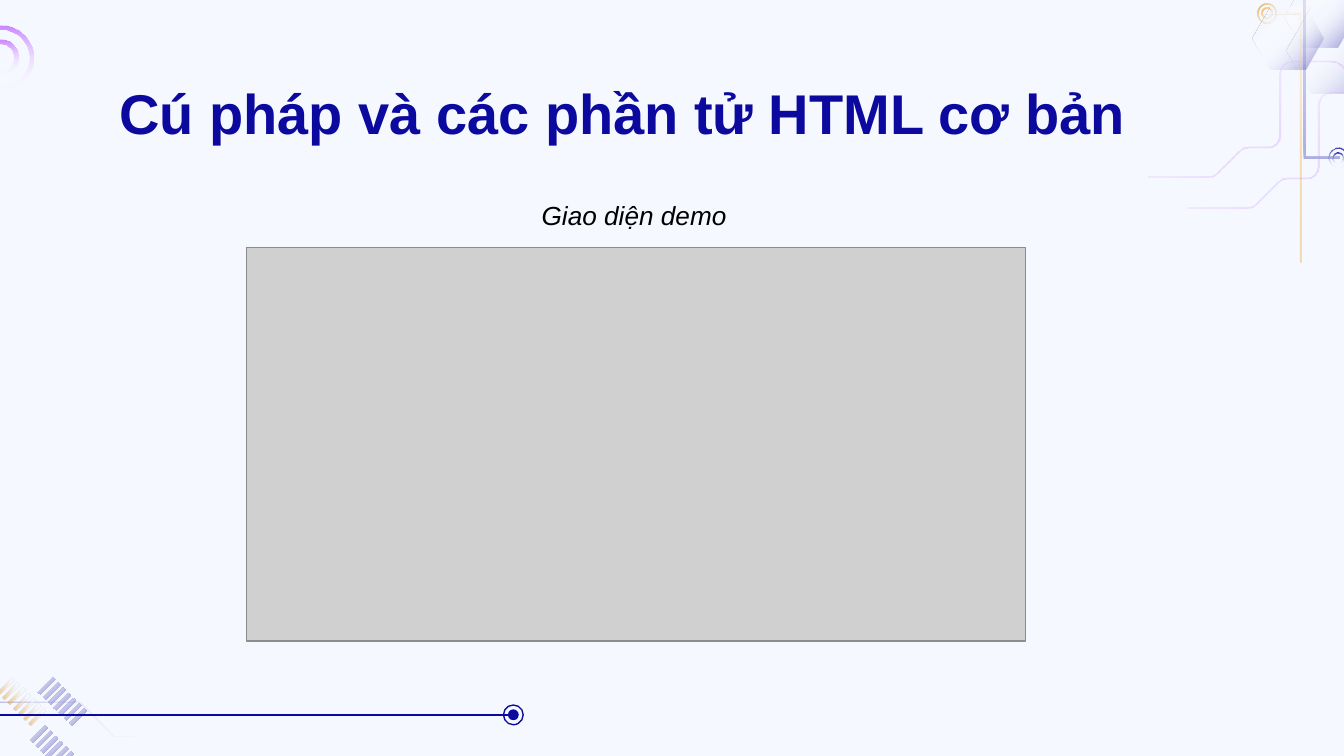
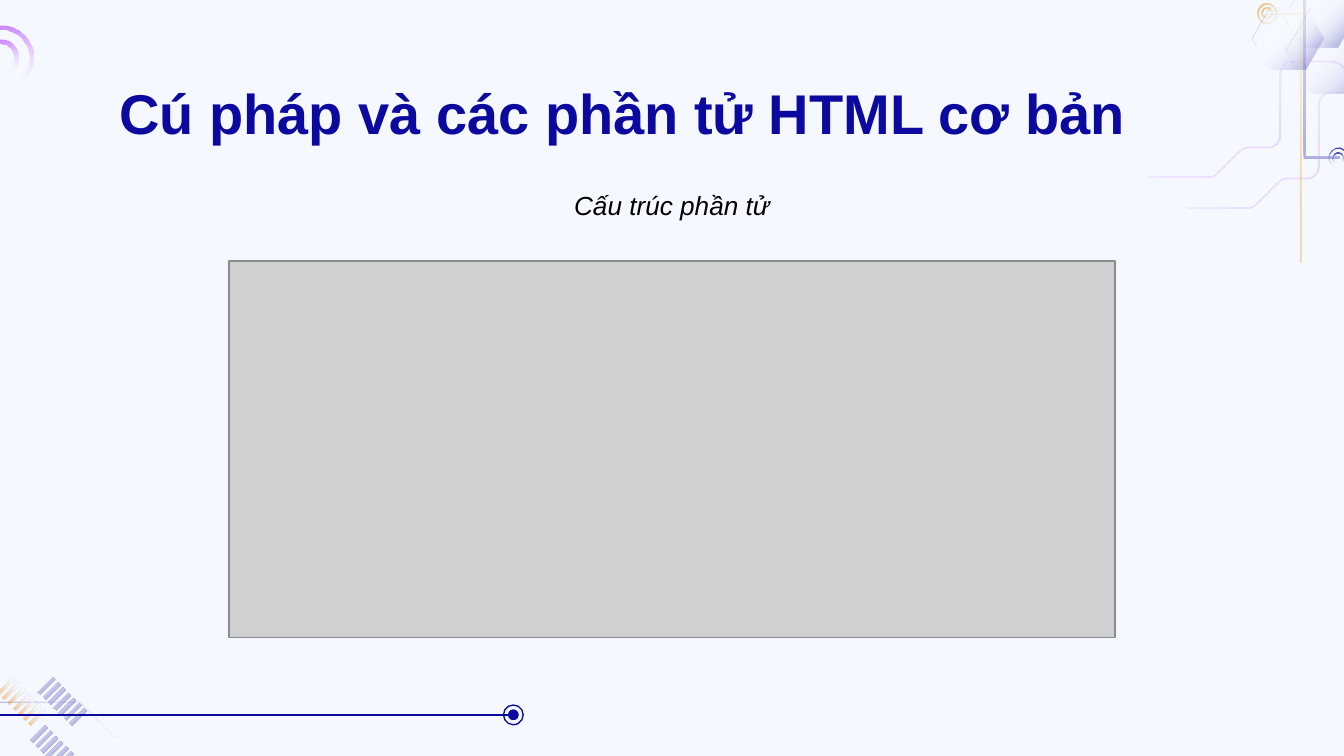
Before and after one commit to duongtrann02/music_app, a slide deck: slide 4 of Công-nghệ-Web.pptx (slide 6 before the commit). Drawn at 1344x756 pixels with LibreOffice and Linux fonts; fonts in the diff are those of the drawing; grey boxes stand for pictures; background and template pictures are left out. Boxes give left, top, right and bottom in pixels: in the first picture for what was removed or moved away, otherwise in the second. Text is boxed around its words. In the diff, an @@ line names an element or a change of style, - is before the commit and + after.

```diff
--- a/Công-nghệ-Web.pptx
+++ b/Công-nghệ-Web.pptx
@@ text at (x1=574, y1=195, x2=770, y2=221): text changed @@
-Giao diện demo
+Cấu trúc phần tử
@@ picture resized from (x1=246, y1=247, x2=1025, y2=641) to (x1=228, y1=261, x2=1114, y2=637) @@
```
Also in this commit, not shown: 9 other slides changed, 11 slides added, 7 slides removed, 8 other files.
